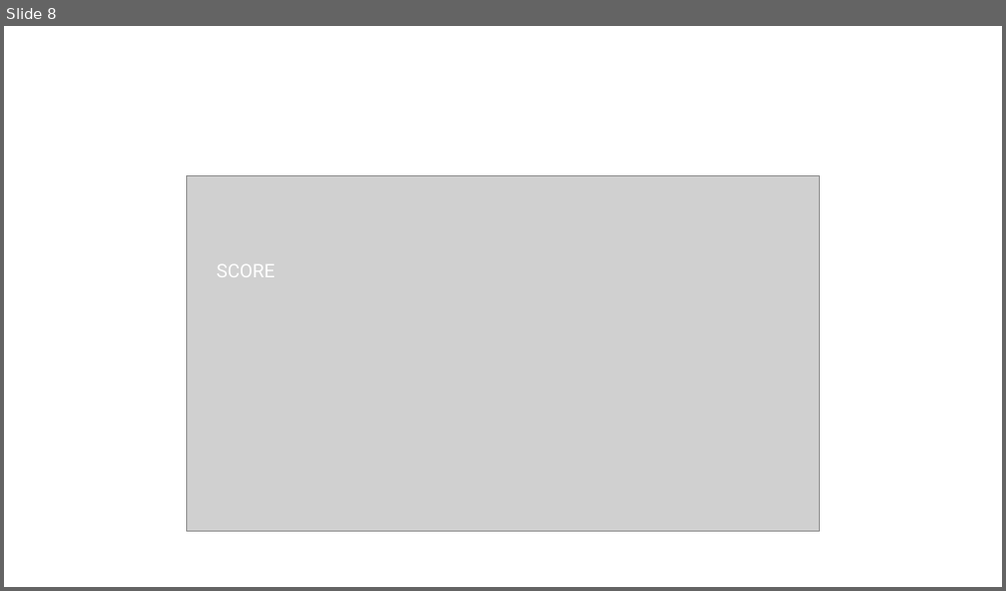
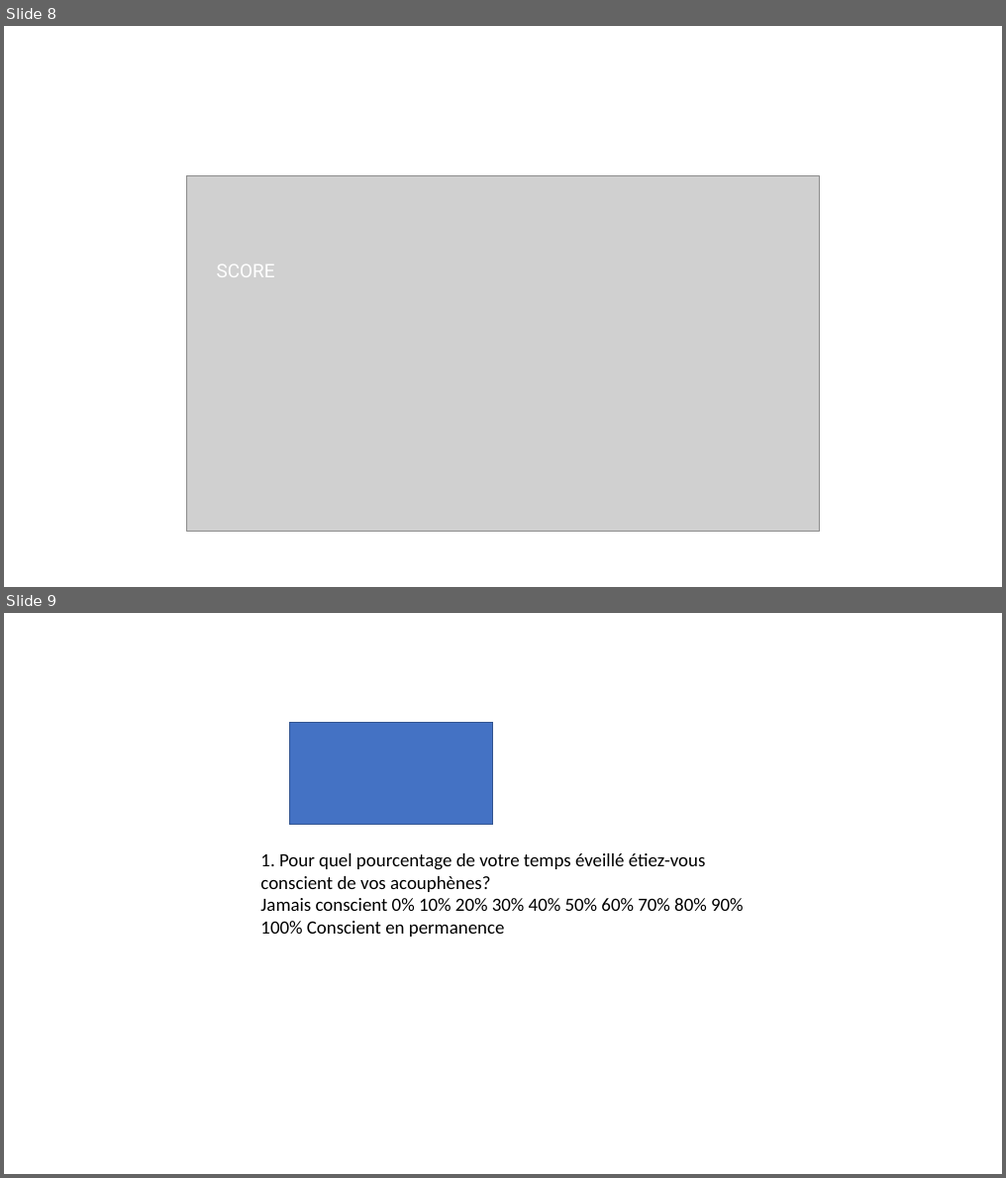
Before and after one commit to zeta-technologies/demo-python, a slide deck: images/levels.pptx. Shown one above the other, each under a label of ours: slide 8 before the commit, slides 8 and 9 after it. The pictures are 1006x591 and 1006x1178 pixels, drawn with LibreOffice and Linux fonts; fonts in the diff are those of the drawing; grey boxes stand for pictures. Boxes give left, top, right and bottom in pixels: in the first picture for what was removed or moved away, otherwise in the second. Text is boxed around its words. In the diff, an @@ line names an element or a change of style, - is before the commit and + after.

```diff
--- a/images/levels.pptx
+++ b/images/levels.pptx
@@ slide 9 added at [4,613,1002,1174], background #FFFFFF @@
@@ rectangle added at [290,722,492,824], fill #4472C4, outline #325491 1 pt @@
@@ text added at [260,854,744,937], 18 pt, text #000000 @@
+1. Pour quel pourcentage de votre temps éveillé étiez-vous conscient de vos acouphènes?
+Jamais conscient 0% 10% 20% 30% 40% 50% 60% 70% 80% 90% 100% Conscient en permanence
```
Also in this commit, not shown: 1 other slide added, 8 other files.
